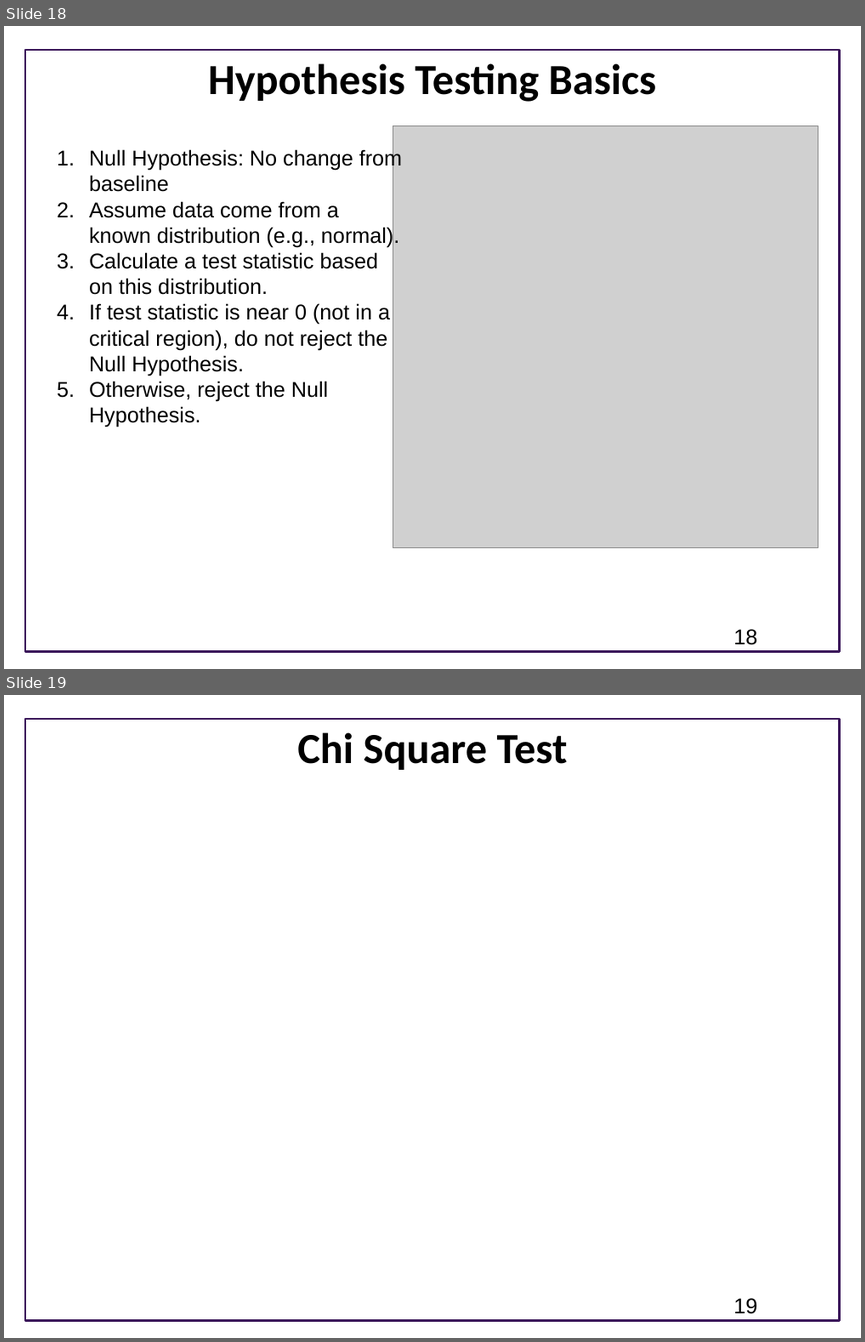
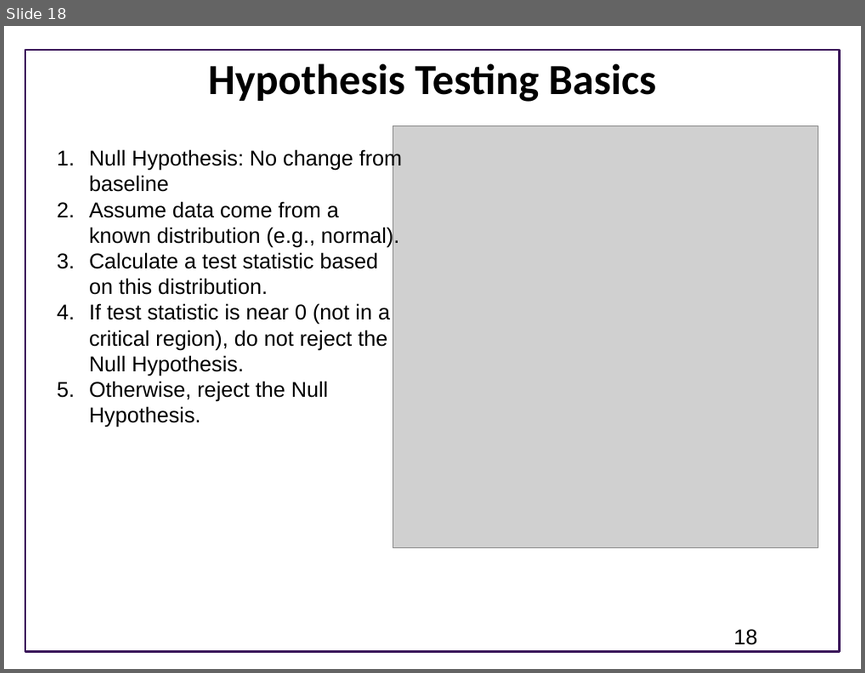
Before and after one commit to ModelEngineering/advancing-biomedical-models, a slide deck: Lectures/week_4/CSE 599V Lecture 9 - Estimating Confidence in Models and Parameters- I .pptx. Shown one above the other, each under a label of ours: slides 18 and 19 before the commit, slide 18 after it. The pictures are 865x1342 and 865x673 pixels, drawn with LibreOffice and Linux fonts; fonts in the diff are those of the drawing; grey boxes stand for pictures; background and template pictures are left out. Boxes give left, top, right and bottom in pixels: in the first picture for what was removed or moved away, otherwise in the second. Text is boxed around its words. In the diff, an @@ line names an element or a change of style, - is before the commit and + after.

```diff
--- a/Lectures/week_4/CSE 599V Lecture 9 - Estimating Confidence in Models and Parameters- I .pptx
+++ b/Lectures/week_4/CSE 599V Lecture 9 - Estimating Confidence in Models and Parameters- I .pptx
@@ slide 19 removed at <box>4,695,861,1338</box>, background #FFFFFF; not listed: 1 template element that a slide beside it also shows @@
@@ title removed at <box>297,732,568,770</box> @@
-Chi Square Test
@@ page number removed at <box>733,1298,757,1314</box> @@
-19
```
Also in this commit, not shown: 1 slide changed, 2 slides added, 1 other file.
